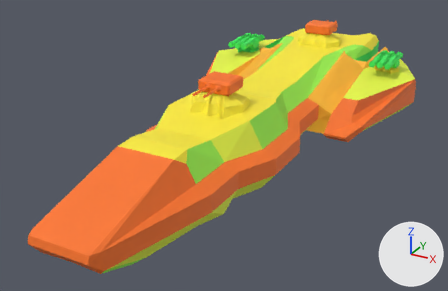
The FBX model Assets/ShipImports/Models/BlenderShips/WW_Imperial_PatrolFrigate_R02_Korshun.fbx, before and after one commit.
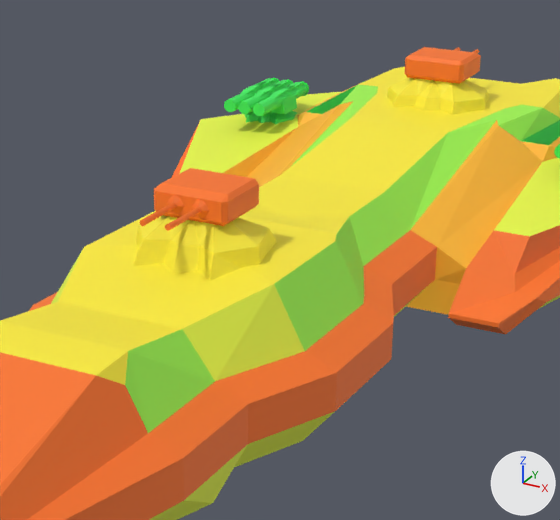
There are two pictures of each version: one whole from a 50 mm lens placed at (29.9, -60.7, 29.1), pointed at (-1.8, -2.9, 0.2), one close up on the part from 30% to 83% of the width and 0% to 76% of the height. Arrows for +X, +Y and +Z are at lower right; the lights stay in place. The older version's two pictures come first. Where no turn or scale is listed for an object, it has been applied to the vertices.

The first close-up shows 'Korshun_Base_M_76mm_Aft', 'Korshun_Base_M_76mm_Fore', 'Korshun_Hull', 'Korshun_TorpedoLauncher_3Tube_Left', 'Korshun_Turret_76mm_Twin_Aft', 'Korshun_Turret_76mm_Twin_Fore' and 2 more.
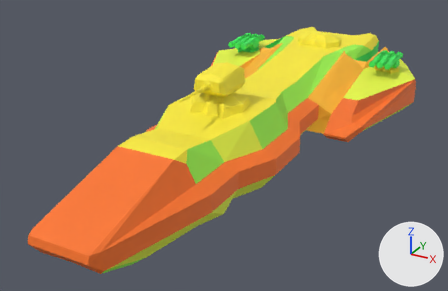
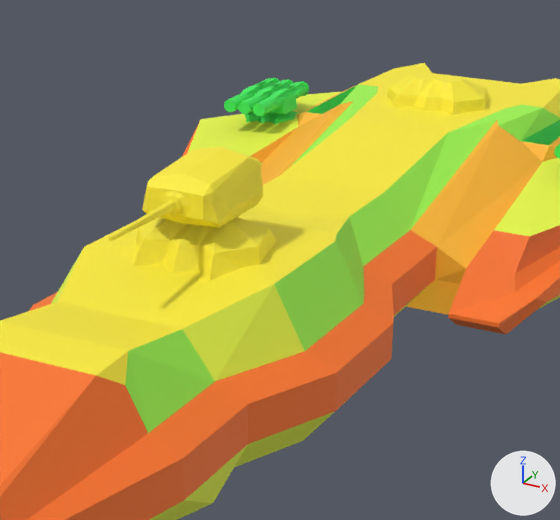
Where the newer file only moved an object's origin or applied its transform, the numbers keep the older frame.

Diff of the bpy script that builds the scene:
```diff
--- a/Assets/ShipImports/Models/BlenderShips/WW_Imperial_PatrolFrigate_R02_Korshun.fbx.py
+++ b/Assets/ShipImports/Models/BlenderShips/WW_Imperial_PatrolFrigate_R02_Korshun.fbx.py
@@ me_ww_turret_100mm_single_blockout_halfmesh_002 @@
+me_ww_turret_100mm_single_blockout_halfmesh_002.from_pydata(...)  # 96 vertices, 188 faces; spans x -2.0..2.0, y -14.78..-4.29, z 8.5..11.1
+me_ww_turret_100mm_single_blockout_halfmesh_002.materials.append(mat_armor_30)  # yellow #ffef38
@@ ob_korshun_turret_76mm_twin_aft @@
-ob_korshun_turret_76mm_twin_aft = bpy.data.objects.new('Korshun_Turret_76mm_Twin_Aft', me_korshun_turret_76mm_twin_aft_mesh_001)
-ob_korshun_turret_76mm_twin_aft.location = (0.0, 22.25, 8.5)
@@ ob_korshun_turret_76mm_twin_fore @@
-ob_korshun_turret_76mm_twin_fore = bpy.data.objects.new('Korshun_Turret_76mm_Twin_Fore', me_korshun_turret_76mm_twin_fore_mesh_001)
-ob_korshun_turret_76mm_twin_fore.location = (0.0, -6.93, 8.5)
@@ ob_korshun_100mm_single_blockout_001 @@
+ob_korshun_100mm_single_blockout_001 = bpy.data.objects.new('Korshun_100mm_Single_Blockout.001', me_ww_turret_100mm_single_blockout_halfmesh_002)
+ob_korshun_100mm_single_blockout_001.location = (0.0, 0.0, 0.0)
```

Boxes (x1, y1, x2, y2) around the edits, measured in the close-ups (560 x 520 px):
'Korshun_100mm_Single_Blockout.001', added (yellow)
    after: (108, 147, 263, 241)
'Korshun_Turret_76mm_Twin_Fore', deleted (orange)
    before: (139, 168, 259, 231)
'Korshun_Turret_76mm_Twin_Aft', deleted (orange)
    before: (405, 47, 481, 84)
